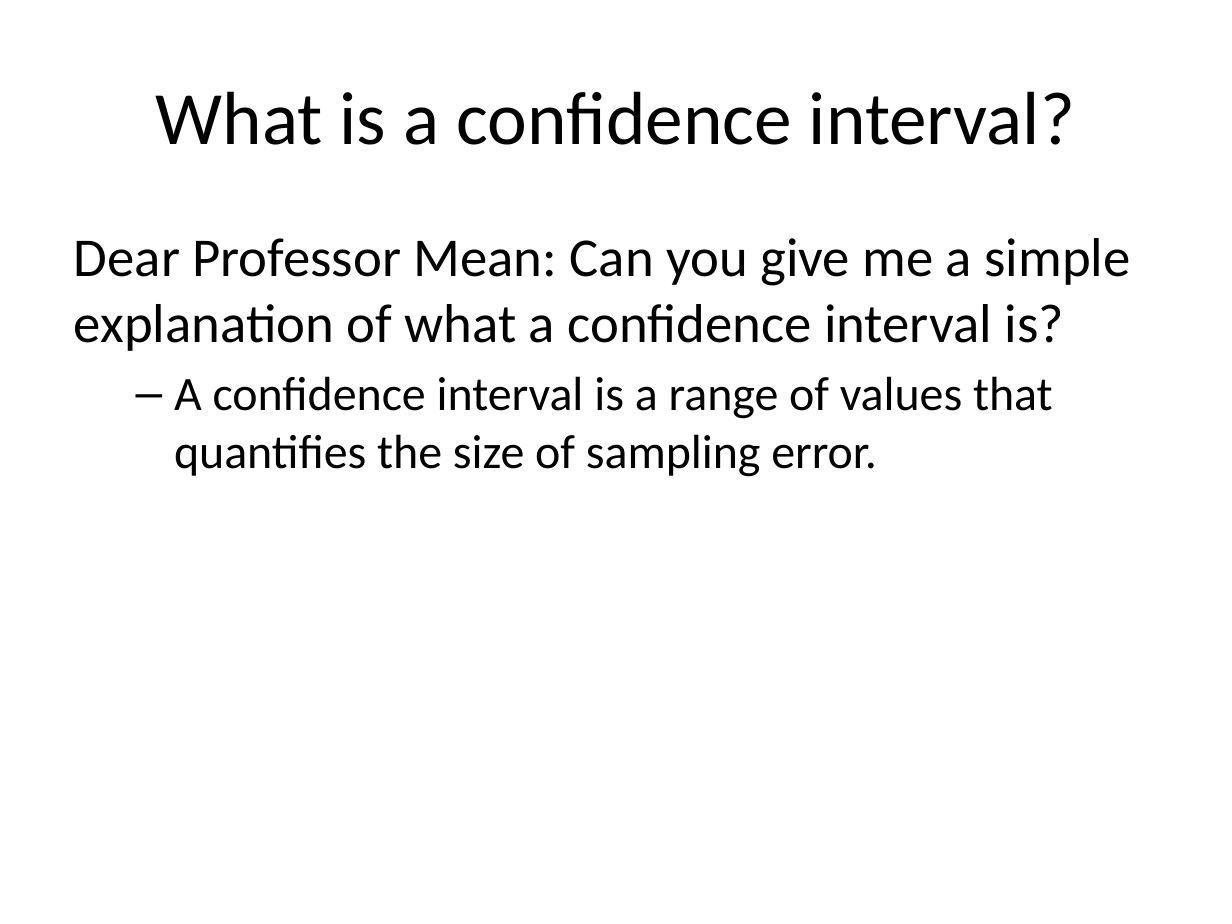
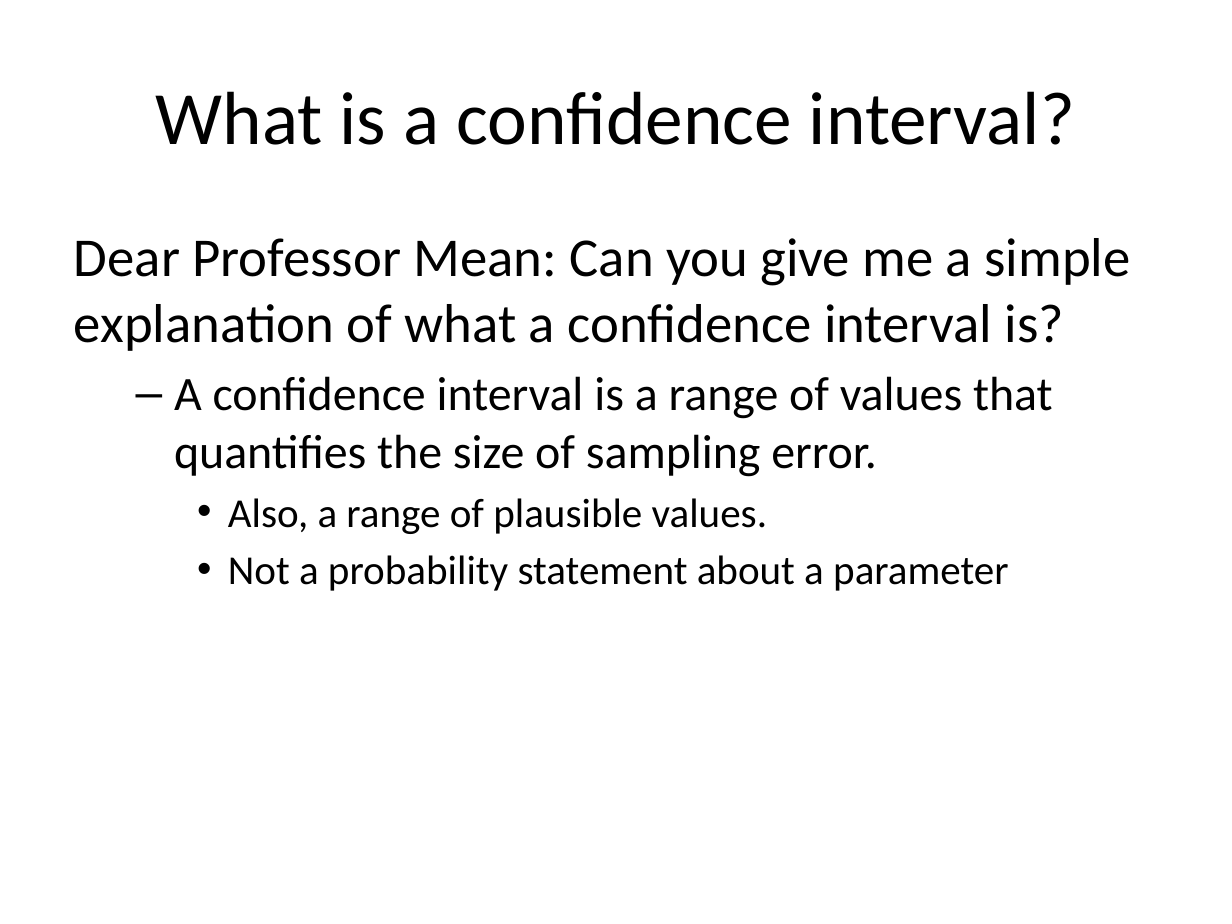
Before and after one commit to classes-medb/5510, a slide deck: slide 29 of src/video-12-hypothesis-testing.pptx. Drawn at 1232x924 pixels with LibreOffice and Linux fonts; fonts in the diff are those of the drawing. Boxes give left, top, right and bottom in pixels: in the first picture for what was removed or moved away, otherwise in the second. Text is boxed around its words. In the diff, an @@ line names an element or a change of style, - is before the commit and + after.

```diff
--- a/src/video-12-hypothesis-testing.pptx
+++ b/src/video-12-hypothesis-testing.pptx
@@ text at bbox=[228, 498, 1008, 591]: paragraphs added @@
+    • Also, a range of plausible values.
+    • Not a probability statement about a parameter
```
Also in this commit, not shown: 18 other slides changed, 10 slides added, 19 slides removed, 5 other files.
